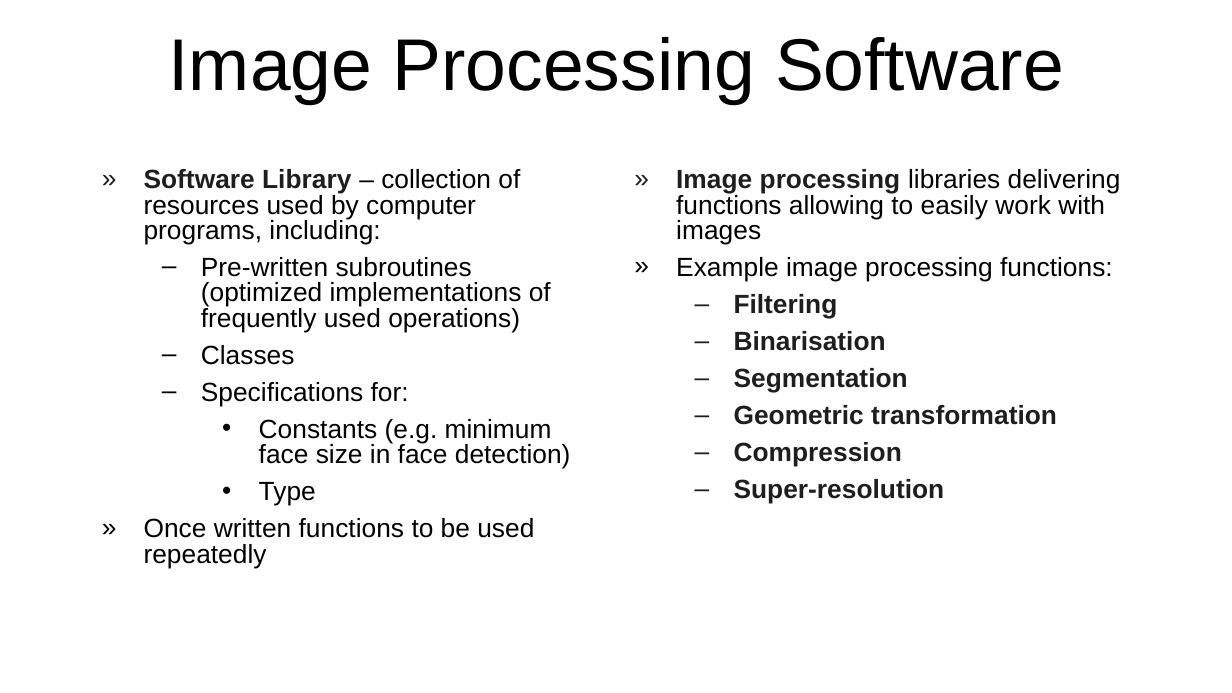
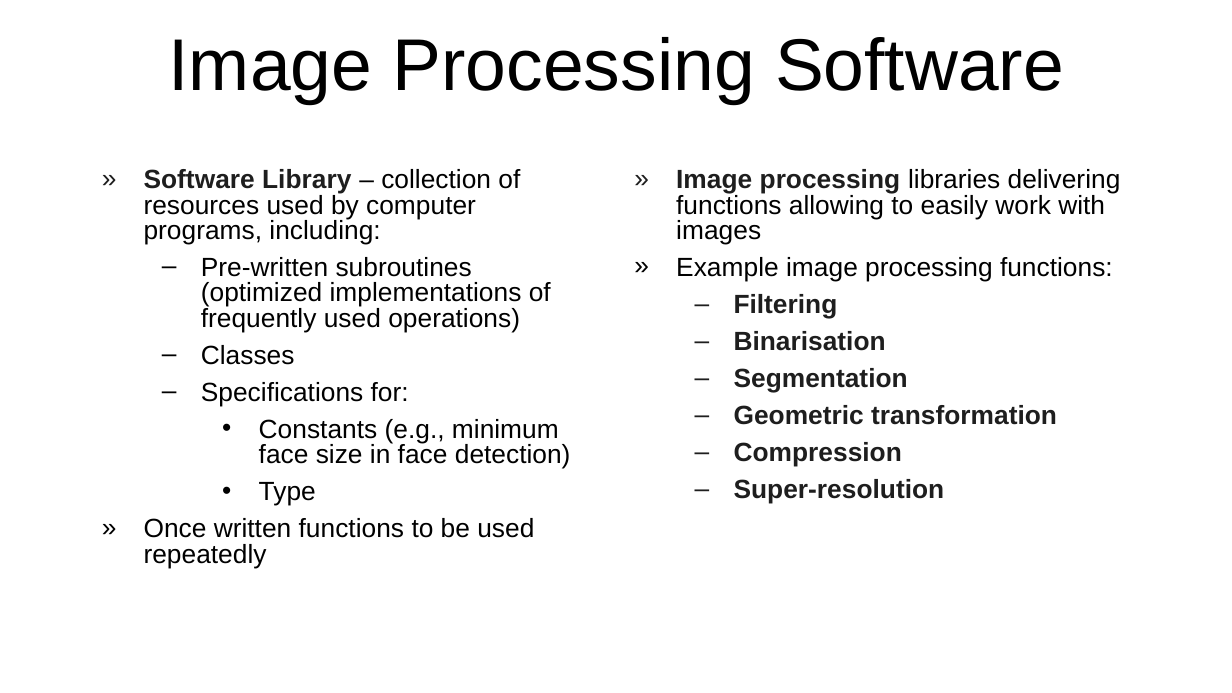
Before and after one commit to miklesz/Courses, a slide deck: slide 2 of Advanced Multimedia Information Processing and Communications/01-02 (10-11) Image Processing Software/Image Processing Software.pptx. Drawn at 1232x693 pixels with LibreOffice and Linux fonts; fonts in the diff are those of the drawing. Boxes give left, top, right and bottom in pixels: in the first picture for what was removed or moved away, otherwise in the second. Text is boxed around its words. In the diff, an @@ line names an element or a change of style, - is before the commit and + after.

```diff
--- a/Advanced Multimedia Information Processing and Communications/01-02 (10-11) Image Processing Software/Image Processing Software.pptx
+++ b/Advanced Multimedia Information Processing and Communications/01-02 (10-11) Image Processing Software/Image Processing Software.pptx
@@ text at (259,419,571,469): text changed @@
-    • Constants (e.g. minimum face size in face detection)
+    • Constants (e.g., minimum face size in face detection)
```
Also in this commit, not shown: 2 other slides changed, 4 other files.
